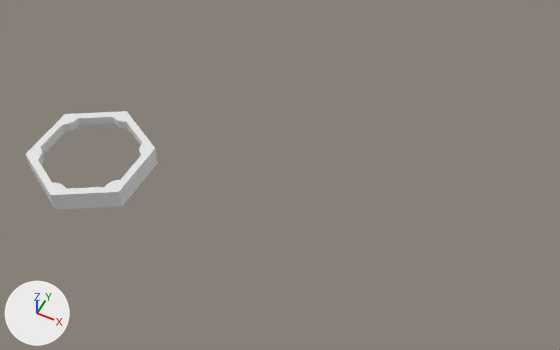
What one commit did to the Blender file IP 2B3/Assets/3D/Models/Blend Files/Stuff.blend.
Rendered twice from a 50 mm camera at (38.1, -36.8, 53.0) aimed at (16.5, 6.5, -1.1). Every picture has the same lights, and +X, +Y and +Z are marked at lower left.

Names of what the first picture shows: 'Base frame'.
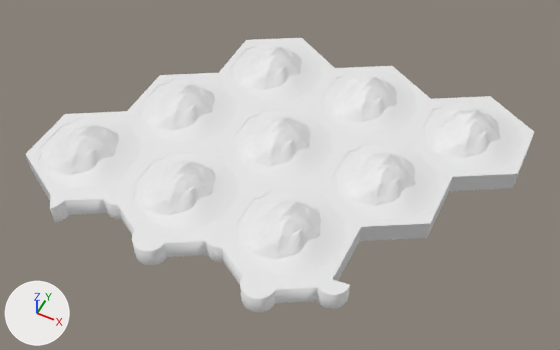
Changed parts and their boxes [x1, y1, x2, y2] in the pictures (560 x 350 px):
'Base frame', modifiers changed (283% wider, 146% taller): before [26, 111, 158, 210]; after [26, 38, 534, 283]
'Moutain', added: after [45, 47, 501, 260]
'Brick', added: after [46, 43, 523, 275]
'Border', added: after [50, 192, 350, 312]
'Sheep+Forest', added: after [39, 42, 506, 255]

Patch to the scene script:
```diff
--- a/IP 2B3/Assets/3D/Models/Blend Files/Stuff.blend.py
+++ b/IP 2B3/Assets/3D/Models/Blend Files/Stuff.blend.py
@@ me_cylinder_004 @@
+me_cylinder_004.from_pydata(...)  # 199 vertices, 185 faces; spans x 0.0..27.5, y -7.5..-2.9, z -1.8..0.2
@@ me_cylinder_002 @@
+me_cylinder_002.from_pydata(...)  # 631 vertices, 1176 faces; spans x -4.54..4.54, y -5.24..5.24, z 0.09..2.64
@@ me_cylinder_003 @@
+me_cylinder_003.from_pydata(...)  # 631 vertices, 1176 faces; spans x -4.54..4.63, y -5.24..5.24, z -0.12..0.97
@@ me_cylinder_001 @@
+me_cylinder_001.from_pydata(...)  # 631 vertices, 1176 faces; spans x -4.54..4.59, y -5.24..5.24, z 0.11..0.63
@@ ob_base_frame @@
 ob_base_frame.location = (0.0, 0.0, 0.25)
+_m = ob_base_frame.modifiers.new('Array', 'ARRAY')
+_m.count = 3
+_m.use_constant_offset = True
+_m.constant_offset_displace = (10.39, 0.0, 0.0)
+_m.use_relative_offset = False
+_m = ob_base_frame.modifiers.new('Array.001', 'ARRAY')
+_m.count = 3
+_m.use_constant_offset = True
+_m.constant_offset_displace = (5.18, 9.0, 0.0)
+_m.use_relative_offset = False
+_m.relative_offset_displace = (0.2, 0.7, 0.0)
@@ ob_border @@
+ob_border = bpy.data.objects.new('Border', me_cylinder_004)
+ob_border.location = (0.0, 0.0, 0.25)
@@ ob_moutain @@
+ob_moutain = bpy.data.objects.new('Moutain', me_cylinder_002)
+ob_moutain.location = (0.0, 0.0, 0.25)
+_m = ob_moutain.modifiers.new('Array', 'ARRAY')
+_m.count = 3
+_m.use_constant_offset = True
+_m.constant_offset_displace = (10.39, 0.0, 0.0)
+_m.use_relative_offset = False
+_m = ob_moutain.modifiers.new('Array.001', 'ARRAY')
+_m.count = 3
+_m.use_constant_offset = True
+_m.constant_offset_displace = (5.18, 9.0, 0.0)
+_m.use_relative_offset = False
+_m.relative_offset_displace = (0.2, 0.7, 0.0)
@@ ob_brick @@
+ob_brick = bpy.data.objects.new('Brick', me_cylinder_003)
+ob_brick.location = (0.0, 0.0, 0.25)
+_m = ob_brick.modifiers.new('Array', 'ARRAY')
+_m.count = 3
+_m.use_constant_offset = True
+_m.constant_offset_displace = (10.39, 0.0, 0.0)
+_m.use_relative_offset = False
+_m = ob_brick.modifiers.new('Array.001', 'ARRAY')
+_m.count = 3
+_m.use_constant_offset = True
+_m.constant_offset_displace = (5.18, 9.0, 0.0)
+_m.use_relative_offset = False
+_m.relative_offset_displace = (0.2, 0.7, 0.0)
@@ ob_sheep_forest @@
+ob_sheep_forest = bpy.data.objects.new('Sheep+Forest', me_cylinder_001)
+ob_sheep_forest.location = (0.0, 0.0, 0.25)
+_m = ob_sheep_forest.modifiers.new('Array', 'ARRAY')
+_m.count = 3
+_m.use_constant_offset = True
+_m.constant_offset_displace = (10.39, 0.0, 0.0)
+_m.use_relative_offset = False
+_m = ob_sheep_forest.modifiers.new('Array.001', 'ARRAY')
+_m.count = 3
+_m.use_constant_offset = True
+_m.constant_offset_displace = (5.18, 9.0, 0.0)
+_m.use_relative_offset = False
+_m.relative_offset_displace = (0.2, 0.7, 0.0)
```
